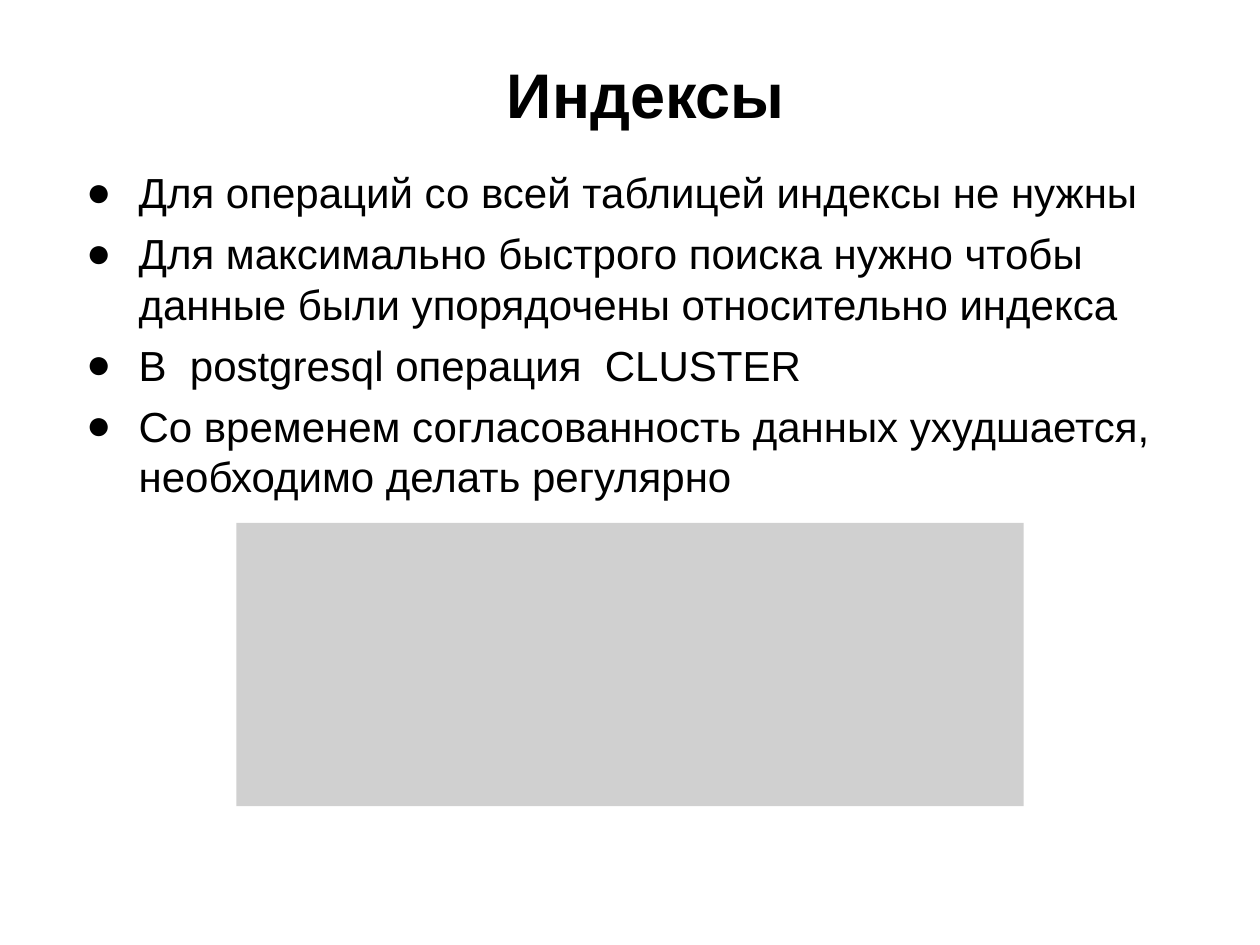
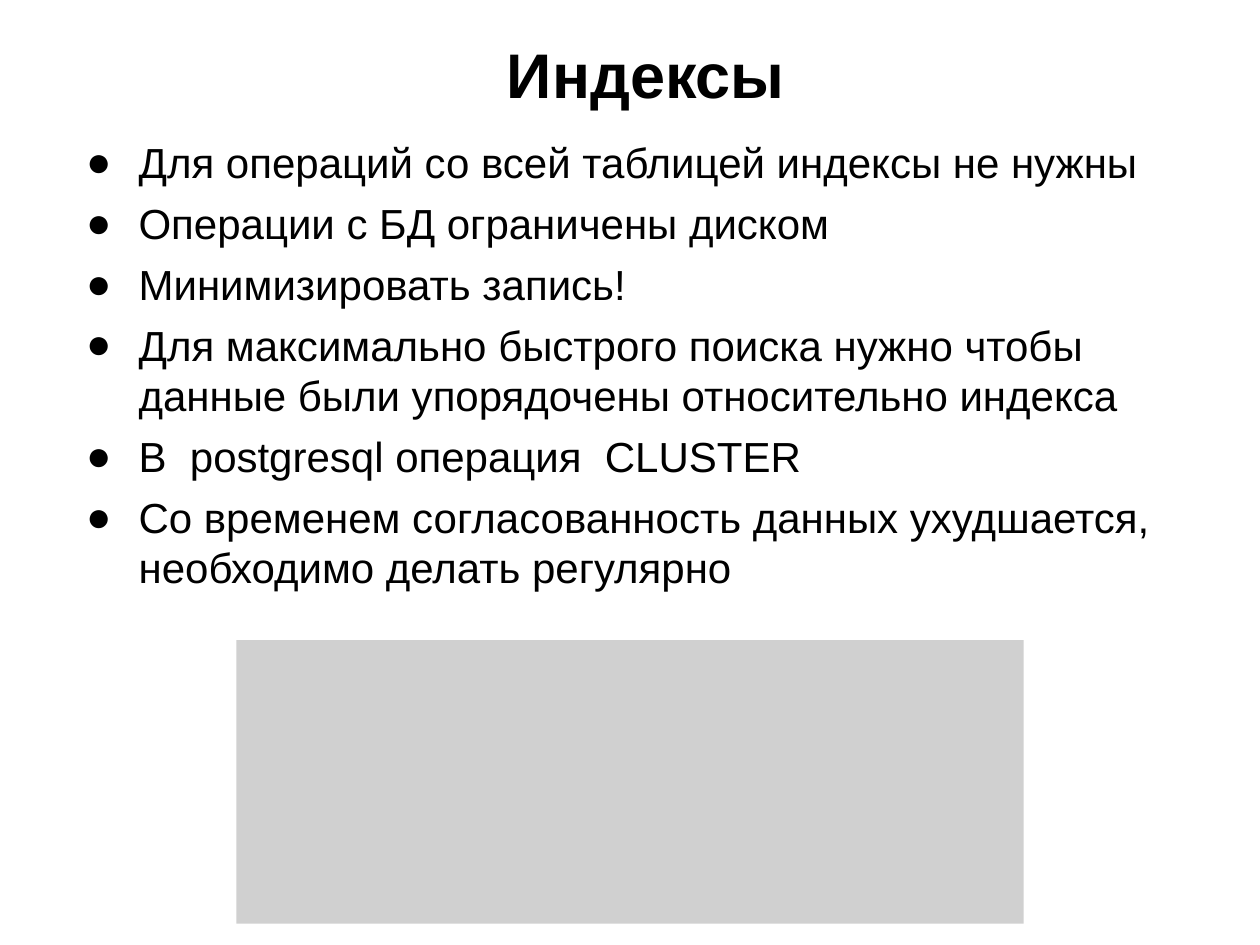
Before and after one commit to schadov/241m-lectures, a slide deck: slide 14 of Lecture_DB.pptx (slide 11 before the commit). Drawn at 1260x945 pixels with LibreOffice and Linux fonts; fonts in the diff are those of the drawing; grey boxes stand for pictures. Boxes give left, top, right and bottom in pixels: in the first picture for what was removed or moved away, otherwise in the second. Text is boxed around its words. In the diff, an @@ line names an element or a change of style, - is before the commit and + after.

Commit message:
db lecture fix

```diff
--- a/Lecture_DB.pptx
+++ b/Lecture_DB.pptx
@@ title "Индексы" moved from (x1=507, y1=74, x2=785, y2=130) to (x1=507, y1=54, x2=785, y2=110) @@
@@ text "Для операций со всей таблицей ..." moved from (x1=139, y1=176, x2=1149, y2=500) to (x1=139, y1=146, x2=1149, y2=592) @@
@@ text at (x1=139, y1=209, x2=829, y2=308): paragraphs added @@
+● Операции с БД ограничены диском
+● Минимизировать запись!
@@ picture moved from (x1=237, y1=523, x2=1024, y2=806) to (x1=237, y1=640, x2=1024, y2=924) @@
```
Also in this commit, not shown: 8 other slides changed, 3 slides added.
